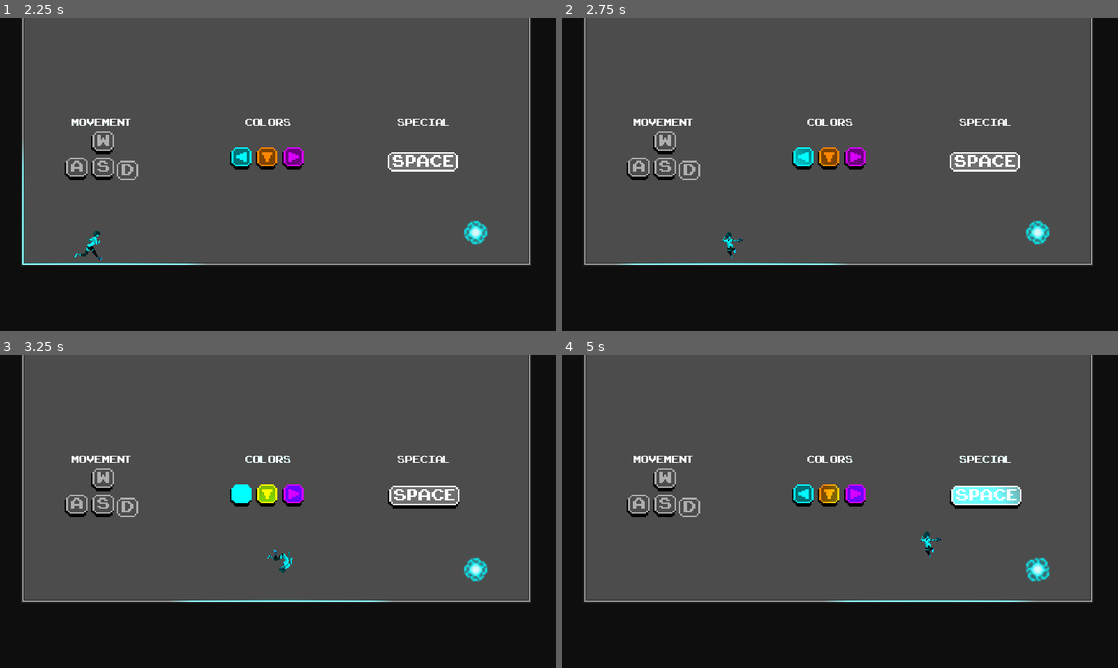
Above: before the commit, frames 1-4 (two rows, left to right).
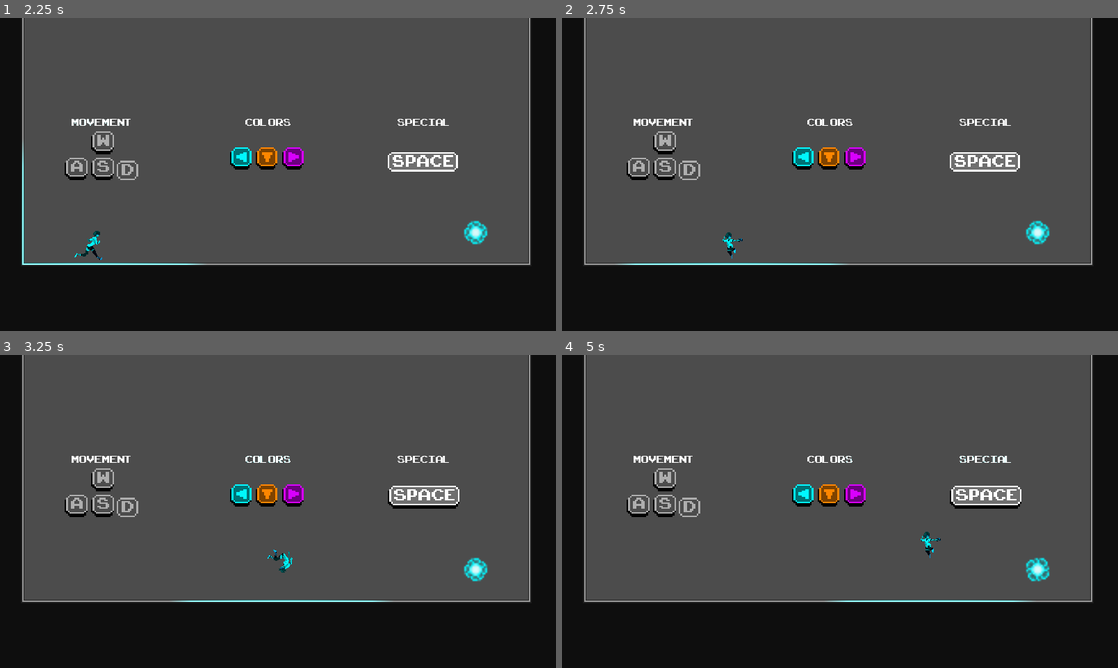
Above: after the commit, the same moments.

Repository: ivancdlarrain/olaGames
Game: Godot game, scene res://scenes/menus/Main_menu.tscn
Same seed, same stepped clock (60 frames per second), same inputs: the game is played once before the commit and once after it.
Inputs (mouse positions are in pixels of both pictures, inside the frame that each line leads up to):
- Up to frame 1 (2.25 s): click (283, 193) at 0.5 s; click (289, 130) at 1.25 s; move the mouse to (400, 158) at 2.02 s; hold D (WASD_right) from 2.03 s (still down); hold Space (special) from 2.03 s (still down)
- Up to frame 2 (2.75 s): keep holding D (WASD_right); keep holding Space (special); tap W (WASD_up) at 2.27 s
- Up to frame 3 (3.25 s): keep holding D (WASD_right); move the mouse to (166, 527) at 2.77 s; release Space (special) at 2.78 s; tap Space (special) at 2.85 s; tap W (WASD_up) at 3.02 s
- Up to frame 4 (5 s): move the mouse to (895, 442) at 3.52 s; release D (WASD_right) at 3.53 s; hold A (WASD_left) 3.53-4.28 s; hold Space (special) 3.53-4.28 s; move the mouse to (812, 574) at 4.27 s; hold D (WASD_right) from 4.28 s (still down); tap Space (special) at 4.35 s; tap W (WASD_up) at 4.52 s

Frame 1 is identical in both runs. In frame 2, less than 0.1% of the frame differs, in the area x 42-47%, y 41-47%; in frame 3, 0.4%; in frame 4, 0.7%, in the area x 46-83%, y 41-48%.

Commit message:
fixed some lightning issues
(:

Diff:
--- a/assets/Player.tscn
+++ b/assets/Player.tscn
@@ -148,7 +148,7 @@
 "drone_target",
 "saveable",
 ]]
-light_mask = 0
+light_mask = 4
 scale = Vector2( 1.1, 1.2 )
 collision_layer = 9
 collision_mask = 9
--- a/scenes/Tutorials/Tutorial 1.tscn
+++ b/scenes/Tutorials/Tutorial 1.tscn
@@ -21,6 +21,7 @@
 position = Vector2( 96, 240 )
 
 [node name="TileMap2" parent="." instance=ExtResource( 1 )]
+light_mask = 7
 position = Vector2( 0, 0 )
 collision_layer = 7
 collision_mask = 7
@@ -70,12 +71,14 @@
 frame = 6
 
 [node name="blue" type="Sprite" parent="."]
+light_mask = 0
 position = Vector2( 432, 128 )
 scale = Vector2( 3, 3 )
 texture = ExtResource( 6 )
 hframes = 6
 
 [node name="orange" type="Sprite" parent="."]
+light_mask = 0
 position = Vector2( 480, 128 )
 scale = Vector2( 3, 3 )
 texture = ExtResource( 6 )
@@ -83,6 +86,7 @@
 frame = 2
 
 [node name="purple" type="Sprite" parent="."]
+light_mask = 0
 position = Vector2( 528, 128 )
 scale = Vector2( 3, 3 )
 texture = ExtResource( 6 )
@@ -90,6 +94,7 @@
 frame = 4
 
 [node name="space" type="Sprite" parent="."]
+light_mask = 0
 position = Vector2( 768, 128 )
 scale = Vector2( 3, 3 )
 texture = ExtResource( 7 )
--- a/scenes/Tutorials/Tutorial 2.tscn
+++ b/scenes/Tutorials/Tutorial 2.tscn
@@ -25,18 +25,21 @@
 [node name="Keys" type="Node2D" parent="."]
 
 [node name="space" type="Sprite" parent="Keys"]
+light_mask = 0
 position = Vector2( 1604.85, 116.733 )
 scale = Vector2( 2, 2 )
 texture = ExtResource( 7 )
 hframes = 2
 
 [node name="space2" type="Sprite" parent="Keys"]
+light_mask = 0
 position = Vector2( 2884.83, 47.2906 )
 scale = Vector2( 2, 2 )
 texture = ExtResource( 7 )
 hframes = 2
 
 [node name="left" type="Sprite" parent="Keys"]
+light_mask = 0
 position = Vector2( 247.665, 315.753 )
 scale = Vector2( 2, 2 )
 texture = ExtResource( 4 )
@@ -45,6 +48,7 @@
 frame = 2
 
 [node name="right2" type="Sprite" parent="Keys"]
+light_mask = 0
 position = Vector2( 334.728, 314.161 )
 scale = Vector2( 2, 2 )
 texture = ExtResource( 4 )
@@ -78,6 +82,7 @@
 }
 
 [node name="Glide" type="RichTextLabel" parent="Text"]
+light_mask = 0
 margin_left = 2735.3
 margin_top = 10.5053
 margin_right = 2962.3
@@ -91,10 +96,11 @@
 }
 
 [node name="DJump" type="RichTextLabel" parent="Text"]
+light_mask = 0
 margin_left = 3704.57
-margin_top = 46.6916
+margin_top = 45.3992
 margin_right = 3931.57
-margin_bottom = 211.692
+margin_bottom = 210.4
 custom_fonts/normal_font = SubResource( 1 )
 bbcode_enabled = true
 bbcode_text = "while [color=#ff8700] orange [/color] press jump in the air to do a double jump"
@@ -130,6 +136,7 @@
 }
 
 [node name="Collision" type="RichTextLabel" parent="Text"]
+light_mask = 0
 margin_left = 802.907
 margin_top = 68.4942
 margin_right = 1153.91
@@ -147,6 +154,7 @@
 }
 
 [node name="Dash" type="RichTextLabel" parent="Text"]
+light_mask = 0
 margin_left = 1471.62
 margin_top = 2.79444
 margin_right = 1880.62
@@ -236,6 +244,7 @@
 
 [node name="Spikes" parent="TileMaps/Orange" instance=ExtResource( 13 )]
 modulate = Color( 1, 0.529412, 0, 1 )
+light_mask = 2
 collision_layer = 2
 collision_mask = 2
 tile_data = PoolIntArray( 131207, 0, 0, 131208, 0, 0, 131209, 0, 0, 131210, 0, 0, 131211, 0, 0, 131212, 0, 0, 196681, 0, 0 )
@@ -252,6 +261,7 @@
 
 [node name="PurpleAppear" parent="TileMaps/Purple" instance=ExtResource( 2 )]
 modulate = Color( 0.85098, 0, 1, 1 )
+light_mask = 4
 position = Vector2( 0, 0 )
 collision_layer = 0
 collision_mask = 0
@@ -259,6 +269,7 @@
 
 [node name="Spikes" parent="TileMaps/Purple" instance=ExtResource( 13 )]
 modulate = Color( 0.85098, 0, 1, 1 )
+light_mask = 4
 collision_layer = 4
 collision_mask = 4
 tile_data = PoolIntArray( 327749, 0, 0 )
@@ -266,6 +277,7 @@
 [node name="White" type="Node" parent="TileMaps"]
 
 [node name="White" parent="TileMaps/White" instance=ExtResource( 2 )]
+light_mask = 7
 position = Vector2( 0, 0 )
 collision_layer = 15
 collision_mask = 15
@@ -280,6 +292,7 @@
 
 [node name="Button" parent="RuleTiles" instance=ExtResource( 9 )]
 modulate = Color( 0.85098, 0, 1, 1 )
+light_mask = 4
 position = Vector2( 5338.67, 168.138 )
 collision_layer = 4
 collision_mask = 4
--- a/scenes/demo1.tscn
+++ b/scenes/demo1.tscn
@@ -53,12 +53,6 @@
 
 [node name="CanvasLayer" parent="." instance=ExtResource( 3 )]
 
-[node name="TileMap" parent="." instance=ExtResource( 13 )]
-modulate = Color( 0, 1, 0.984314, 1 )
-position = Vector2( -2, 0 )
-collision_layer = 0
-collision_mask = 0
-
 [node name="CanvasLayer2" type="CanvasLayer" parent="."]
 
 [node name="HUD" parent="CanvasLayer2" instance=ExtResource( 6 )]
@@ -106,6 +100,7 @@
 
 [node name="Orange" parent="Tiles/Orange" instance=ExtResource( 13 )]
 modulate = Color( 0.807843, 0.505882, 0.168627, 1 )
+light_mask = 2
 position = Vector2( 0, 0 )
 collision_layer = 2
 collision_mask = 2
@@ -113,6 +108,7 @@
 
 [node name="OrangeAppear" parent="Tiles/Orange" instance=ExtResource( 13 )]
 modulate = Color( 1, 0.529412, 0, 1 )
+light_mask = 2
 position = Vector2( 0, 0 )
 collision_layer = 0
 collision_mask = 0
@@ -120,12 +116,14 @@
 
 [node name="Spikes" parent="Tiles/Orange" instance=ExtResource( 9 )]
 modulate = Color( 1, 0.529412, 0, 1 )
+light_mask = 2
 collision_layer = 2
 collision_mask = 2
 tile_data = PoolIntArray( 30, 0, 0, 31, 0, 0, 458828, -1073741824, 0, 458831, -1610612736, 0, 524364, -1073741824, 0, 524367, -1610612736, 0, 589900, -1073741824, 0, 589903, -1610612736, 0, 655439, -1610612736, 0, 720975, -1610612736, 0 )
 
 [node name="Button2" parent="Tiles/Orange" instance=ExtResource( 4 )]
 modulate = Color( 1, 0.529412, 0, 1 )
+light_mask = 2
 position = Vector2( 2888, 168 )
 collision_layer = 2
 collision_mask = 2
@@ -136,6 +134,7 @@
 
 [node name="Purple" parent="Tiles/Purple" instance=ExtResource( 13 )]
 modulate = Color( 0.639216, 0.196078, 0.717647, 1 )
+light_mask = 4
 position = Vector2( 0, 0 )
 collision_layer = 4
 collision_mask = 4
@@ -143,6 +142,7 @@
 
 [node name="Spikes" parent="Tiles/Purple" instance=ExtResource( 9 )]
 modulate = Color( 0.85098, 0, 1, 1 )
+light_mask = 4
 collision_layer = 4
 collision_mask = 4
 tile_data = PoolIntArray( -262097, -1073741824, 0, -196561, -1073741824, 0, -131025, -1073741824, 0, -65489, -107374182 …(433 unchanged characters)…
--- a/scripts/state_machines/ColorState.gd
+++ b/scripts/state_machines/ColorState.gd
@@ -19,7 +19,7 @@
 	parent.set_collision_mask_bit(layer, true)
 	guts.set_collision_layer_bit(layer, true)
 	guts.set_collision_mask_bit(layer, true)
-	light.set_item_cull_mask(2 ^ (layer - 1))  #dislike this operation
+	light.set_item_cull_mask(pow(2, layer))      # dislike this operation
 
 
 func exit_layer(layer):
